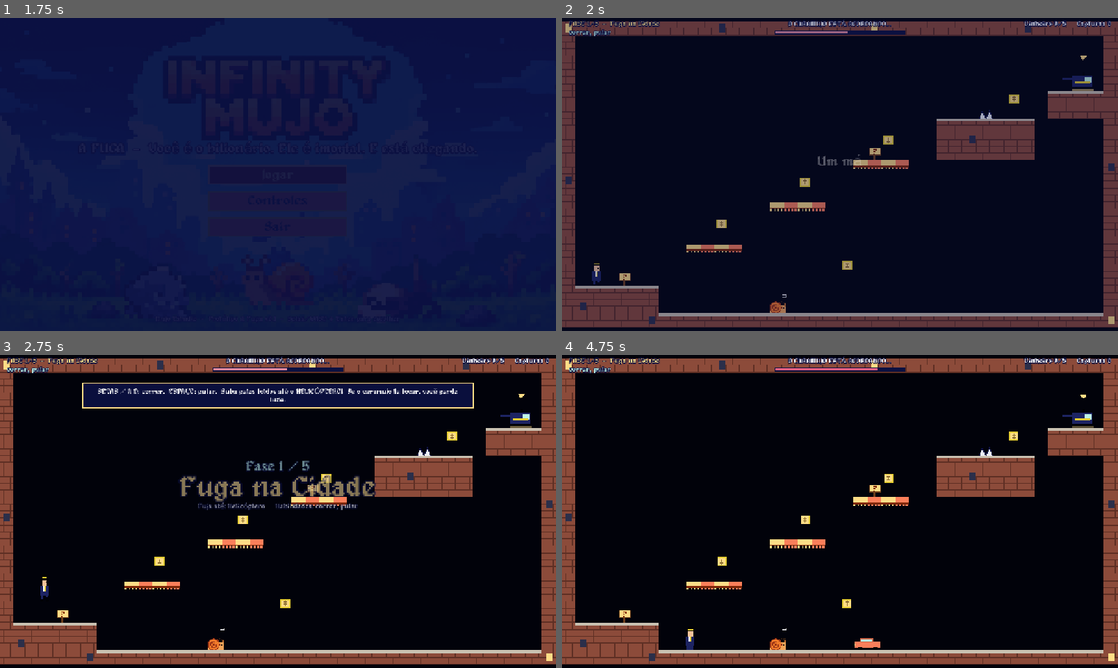
Above: before the commit, frames 1-4 (two rows, left to right).
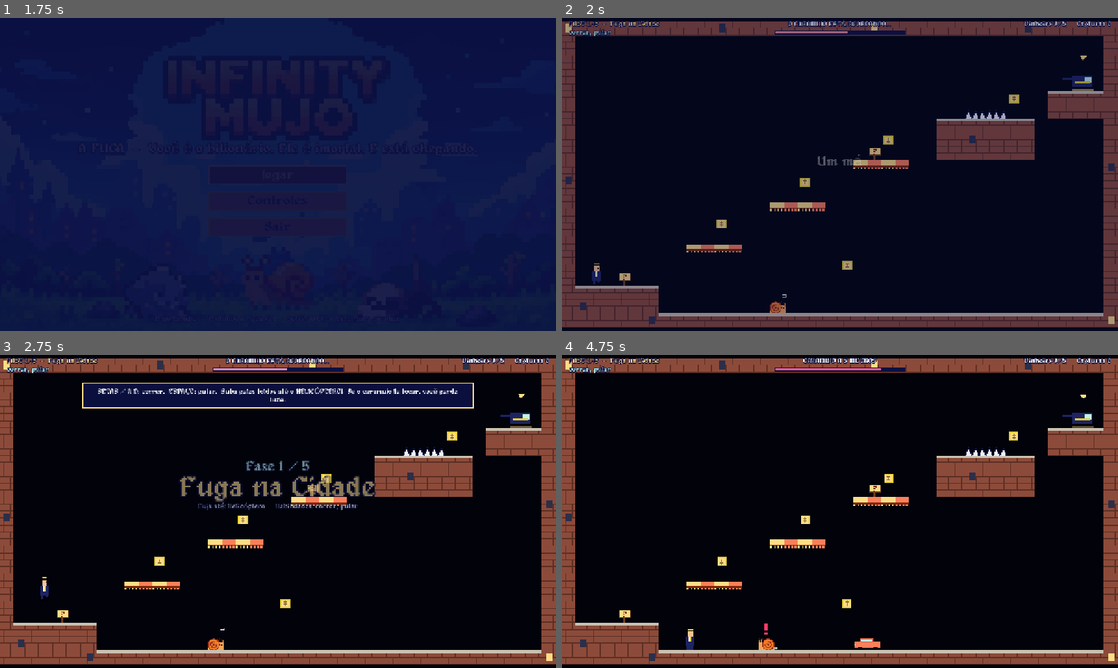
Above: after the commit, the same moments.

Repository: enzofigueiredo01/infinity-mujo-a-fuga
Game: Godot game, scene res://scenes/intro_logo.tscn
Two runs of this game, one before a commit and one after it. Both use one fixed random seed, a clock stepped at 60 frames per second and the inputs below. Video files are missing from this copy of the repository; at most half a second of black plays in their place.
Inputs (mouse positions are in pixels of both pictures, inside the frame that each line leads up to):
- Up to frame 1 (1.75 s): tap Enter (ui_accept) at 0.5 s; move the mouse to (400, 158) at 0.52 s; hold D (move_right) 0.53-1.25 s; hold Space (jump) 0.53-1.25 s; tap Shift (dash) at 0.6 s; click (400, 158) at 0.67 s; click "Jogar" at 1.25 s
- Up to frame 2 (2 s): no input
- Up to frame 3 (2.75 s): move the mouse to (166, 527) at 2.02 s; hold D (move_right) from 2.03 s (still down); tap Space (jump) at 2.1, 2.27, 2.57 s; tap Shift (dash) at 2.3 s
- Up to frame 4 (4.75 s): move the mouse to (895, 442) at 2.77 s; release D (move_right) at 2.78 s; hold A (move_left) 2.78-3.53 s; hold Space (jump) 2.78-3.53 s; tap Shift (dash) at 2.85, 3.8 s; move the mouse to (812, 574) at 3.52 s; hold D (move_right) from 3.53 s (still down); tap C at 3.6 s; click (812, 574) at 3.67 s; tap Space (jump) at 3.77, 4.07 s; move the mouse to (1006, 558) at 4.27 s; hold Space (jump) from 4.28 s (still down); tap X at 4.35 s

Frame 1 is identical in both runs. In frame 2, less than 0.1% of the frame differs, in the area x 72-80%, y 29-33%; in frame 3, less than 0.1%; in frame 4, 0.6%, in the area x 35-80%, y 0-95%.

Commit message:
Trilha sonora, correções e mais desafio
- Trilha sonora calma inspirada em Celeste: tema do menu e uma faixa por
  fase, em loop, com crossfade entre faixas (gerada por tools/compor_trilha.py)
- Fase 5: plataformas para alcançar as moedas acima dos espinhos
- Fase 4: ventiladores erguem ~2x mais rápido; espinhos antes da mola
- Caramujo mais rápido, acelera com o tempo e dá investida de muco
- Mais obstáculos nas fases 1, 2, 3 e 5; carros e trem mais frequentes

Diff:
--- a/scripts/game.gd
+++ b/scripts/game.gd
@@ -7,6 +7,9 @@
 ## Para vencer, chegue à saída (helicóptero, porta, elevador, carro voador, cápsula).
 
 const VIEW := Vector2(1280, 720)
+## Uma faixa da trilha sonora para cada cenário (assets/music).
+const MUSIC := {"city": "fase1_cidade", "metro": "fase2_metro", "bunker": "fase3_bunker",
+	"neon": "fase4_neon", "space": "fase5_espaco"}
 
 var data: Dictionary
 var level: LevelMap
@@ -35,6 +38,7 @@
 
 func _ready() -> void:
 	data = LevelData.LEVELS[GameState.current_level]
+	GameState.play_music(MUSIC.get(data.theme, ""))
 	_build_level()
 	hud = Hud.new()
 	add_child(hud)
@@ -270,6 +274,7 @@
 	player.caught = true
 	snail.running = false
 	GameState.play_sfx("caught")
+	GameState.set_music_duck(14.0, 0.3)
 	fx.burst(player.global_position, [Color("e5cd32"), Color("fedd86"), Color("bff5e8")], 26, 130.0)
 	_shake = 6.0
 	var tw := create_tween()
--- a/scripts/game_state.gd
+++ b/scripts/game_state.gd
@@ -11,6 +11,13 @@
 
 var _sfx := {}
 var _players: Array[AudioStreamPlayer] = []
+
+# trilha sonora: dois players para trocar de música com crossfade
+const MUSIC_VOLUME_DB := -9.0
+var _music: Array[AudioStreamPlayer] = []
+var _music_active := 0
+var _music_name := ""
+var _music_tween: Tween
 
 
 func _ready() -> void:
@@ -26,6 +33,53 @@
 		player.volume_db = -6.0
 		add_child(player)
 		_players.append(player)
+	for i in 2:
+		var mp := AudioStreamPlayer.new()
+		mp.volume_db = -80.0
+		add_child(mp)
+		_music.append(mp)
+
+
+## Toca uma faixa da trilha (assets/music/<nome>.ogg) em loop, com crossfade.
+## Se a faixa já estiver tocando, ela continua de onde estava.
+func play_music(track: String, fade := 1.5) -> void:
+	if track == _music_name:
+		set_music_duck(0.0)
+		return
+	var path := "res://assets/music/%s.ogg" % track
+	if not ResourceLoader.exists(path):
+		return
+	_music_name = track
+	var stream: AudioStreamOggVorbis = load(path)
+	stream.loop = true
+	var old := _music[_music_active]
+	_music_active = 1 - _music_active
+	var new := _music[_music_active]
+	new.stream = stream
+	new.volume_db = -40.0
+	new.play()
+	if _music_tween:
+		_music_tween.kill()
+	_music_tween = create_tween().set_parallel(true)
+	_music_tween.tween_property(new, "volume_db", MUSIC_VOLUME_DB, fade).set_trans(Tween.TRANS_SINE)
+	_music_tween.tween_property(old, "volume_db", -80.0, fade).set_trans(Tween.TRANS_SINE)
+	_music_tween.chain().tween_callback(old.stop)
+
+
+## Abaixa a música (em dB) por um tempo, ex.: quando o caramujo te pega.
+func set_music_duck(amount_db: float, time := 0.4) -> void:
+	if _music_name == "":
+		return
+	var player := _music[_music_active]
+	if _music_tween and _music_tween.is_running():
+		return
+	create_tween().tween_property(player, "volume_db", MUSIC_VOLUME_DB - amount_db, time)
+
+
+func stop_music(fade := 1.0) -> void:
+	_music_name = ""
+	for mp in _music:
+		create_tween().tween_property(mp, "volume_db", -80.0, fade)
 
 
 func new_game() -> void:
--- a/scripts/hazards.gd
+++ b/scripts/hazards.gd
@@ -9,7 +9,7 @@
 	extends Node2D
 	## Faixa de carros da avenida: andam da direita para a esquerda.
 	const SPEED := 150.0
-	const INTERVAL := 3.0
+	const INTERVAL := 2.3
 	const CAR := Vector2(30, 14)
 	var x_min := 0.0
 	var x_max := 0.0
@@ -68,7 +68,7 @@
 class Train:
 	extends Node2D
 	## Trem do metrô: luzes piscam e a buzina toca antes dele passar.
-	const IDLE := 4.0
+	const IDLE := 2.8
 	const WARN := 1.6
 	const SPEED := 650.0
 	const LENGTH := 640.0
--- a/scripts/hud.gd
+++ b/scripts/hud.gd
@@ -273,15 +273,18 @@
 func open_pause() -> void:
 	_pause.visible = true
 	get_tree().paused = true
+	GameState.set_music_duck(8.0, 0.2)
 	_pause_first.grab_focus()
 
 
 func close_pause() -> void:
 	_pause.visible = false
 	get_tree().paused = false
+	GameState.set_music_duck(0.0, 0.2)
 
 
 func show_final() -> void:
+	GameState.play_music("menu", 3.0)
 	var final := _full_rect(UiStyle.NAVY)
 	add_child(final)
 	var cover := TextureRect.new()
--- a/scripts/level_data.gd
+++ b/scripts/level_data.gd
@@ -19,8 +19,8 @@
 		"outro": "O helicóptero decolou...\ne caiu no rio três quarteirões depois.\nVocê se escondeu no metrô.\n\n- 3 anos depois -",
 		"abilities": [],
 		"gravity": 1.0,
-		"snail_speed": 30.0,
-		"snail_delay": 2.5,
+		"snail_speed": 36.0,
+		"snail_delay": 1.8,
 		"signs": {
 			"4,18": "SETAS / A D: correr.  ESPAÇO: pular.  Suba pelos toldos até o HELICÓPTERO!  Se o caramujo te tocar, você perde tudo.",
 			"22,9": "Você é imortal: carros e espinhos só te empurram.  Só o caramujo pode acabar com você.",
@@ -32,7 +32,7 @@
 			"#......................................#",
 			"#....................................X.#",
 			"#...............................$..#####",
-			"#.............................^....#####",
+			"#............................^^^...#####",
 			"#..........................#######.....#",
 			"#......................$...#######.....#",
 			"#.....................?....#######.....#",
@@ -58,8 +58,8 @@
 		"outro": "Você fugiu pela saída de emergência\ne gastou meia fortuna construindo um bunker.\n\n- 80 anos depois -",
 		"abilities": ["dash"],
 		"gravity": 1.0,
-		"snail_speed": 34.0,
-		"snail_delay": 2.0,
+		"snail_speed": 42.0,
+		"snail_delay": 1.5,
 		"signs": {
 			"4,8": "DASH: pule e aperte SHIFT para atravessar os vãos enormes.  O dash recarrega ao tocar o chão.",
 			"6,14": "Os trilhos são um atalho... mas quando as luzes piscam, o trem vem aí!",
@@ -73,7 +73,7 @@
 			"#......................................#",
 			"#......................................#",
 			"#...........$........$........$........#",
-			"#.P.?................................X.#",
+			"#.P.?......................^.........X.#",
 			"#########......====......===....########",
 			"#......................................#",
 			"#......................................#",
@@ -97,8 +97,8 @@
 		"outro": "O elevador te levou ao terraço.\nO mundo lá fora tinha mudado.\n\n- 300 anos depois -",
 		"abilities": ["dash", "double"],
 		"gravity": 1.0,
-		"snail_speed": 38.0,
-		"snail_delay": 2.0,
+		"snail_speed": 47.0,
+		"snail_delay": 1.3,
 		"signs": {
 			"5,20": "PULO DUPLO: aperte ESPAÇO no ar para subir pelos buracos dos andares.  O caramujo sobe pelas paredes!",
 			"10,15": "Lasers queimam o terno, não você.  Mas o empurrão te atrasa... e o caramujo não para.",
@@ -111,15 +111,15 @@
 			"#......................................#",
 			"#.................^^.......^.........X.#",
 			"#.......################################",
-			"#...........L.......L.......L..........#",
+			"#.........L.....L.....L.....L..........#",
 			"#......................................#",
 			"#..............$.........$.............#",
-			"#......................................#",
+			"#............^.........................#",
 			"################################.......#",
-			"#.............L.......L................#",
+			"#.............L.......L......L.........#",
 			"#......................................#",
 			"#...................$.........$........#",
-			"#.........?............................#",
+			"#.........?.............^^.............#",
 			"#.......################################",
 			"#......................................#",
 			"#...........$..........................#",
@@ -136,11 +136,11 @@
 		"outro": "O carro voador te levou até a órbita.\nVocê comprou uma estação espacial inteira.\n\n- 2.000 anos depois -",
 		"abilities": ["dash", "double", "glide"],
 		"gravity": 1.0,
-		"snail_speed": 40.0,
-		"snail_delay": 2.0,
-		"signs": {
-			"4,10": "PLANAR: segure ESPAÇO caindo.  Os VENTILADORES te empurram para cima enquanto você plana!",
-			"18,7": "MOLA: pise e voe bem alto.  Cuidado com os espinhos do teto!",
+		"snail_speed": 50.0,
+		"snail_delay": 1.2,
+		"signs": {
+			"4,10": "PLANAR: segure ESPAÇO caindo.  Os VENTILADORES te jogam para cima enquanto você plana!",
+			"18,7": "Pule os espinhos e caia na MOLA: ela te lança bem alto.  Cuidado com os espinhos do teto!",
 		},
 		"map": [
 			"########################################",
@@ -150,7 +150,7 @@
 			"#......................======..........#",
 			"#......................................#",
 			"#...............................$......#",
-			"#.................?..B.................#",
+			"#.................?^^B.................#",
 			"#..........$.....#####.................#",
 			"#................#####.................#",
 			"#.P.?............#####.................#",
@@ -175,8 +175,8 @@
 		"outro": "A cápsula disparou rumo a outra galáxia.\nO caramujo encostou a antena no vidro.\n\nEle tem todo o tempo do universo.\n\nFIM... por enquanto.",
 		"abilities": ["dash", "double", "glide"],
 		"gravity": 0.5,
-		"snail_speed": 46.0,
-		"snail_delay": 2.0,
+		"snail_speed": 56.0,
+		"snail_delay": 1.0,
 		"signs": {
 			"4,15": "Gravidade baixa!  Use tudo: pulo duplo, dash e planar.  Chegue à CÁPSULA DE FUGA.",
 			"20,6": "Os lasers piscam antes de ligar.  Espere a hora certa.",
@@ -191,7 +191,7 @@
 			"#...................?............#######",
 			"#..................====.....$....#######",
 			"#...............$................#######",
-			"#..........................===...#######",
+			"#................^.........===...#######",
 			"#..............===...............#######",
 			"#.........$...........$..........#######",
 			"#................................#######",
@@ -200,7 +200,7 @@
 			"#.P.?............................#######",
 			"######....................$......#######",
 			"######......$....................#######",
-			"######...........................#######",
+			"######.....===...........===.....#######",
 			"######..........................S#######",
 			"######^^^^^^^^^^^^^^^^^^^^^^^^^^^#######",
 			"########################################",
--- a/scripts/player.gd
+++ b/scripts/player.gd
@@ -18,7 +18,7 @@
 const DASH_SPEED := 300.0
 const DASH_TIME := 0.15
 const GLIDE_FALL := 50.0
-const FAN_LIFT := -130.0
+const FAN_LIFT := -260.0
 const BOUNCE_VELOCITY := -560.0
 const COYOTE_TIME := 0.1
 const JUMP_BUFFER := 0.12
@@ -197,13 +197,14 @@
 		_jump_cut_done = true
 
 	# planar (guarda-chuva): segurar pulo caindo
-	gliding = has("glide") and not on_floor and velocity.y > -20.0 and Input.is_action_pressed("jump") and _jump_buffer <= 0.0
+	gliding = has("glide") and not on_floor and (velocity.y > -20.0 or in_wind) and Input.is_action_pressed("jump") and _jump_buffer <= 0.0
 	var g := (FALL_GRAVITY if velocity.y > 0.0 else GRAVITY) * gravity_scale
 	if in_wind:
+		# coluna de ar: planando sobe rápido; sem planar, sobe devagar
 		if gliding:
-			velocity.y = move_toward(velocity.y, FAN_LIFT, 700.0 * delta)
+			velocity.y = move_toward(velocity.y, FAN_LIFT, 1800.0 * delta)
 		else:
-			velocity.y = min(velocity.y + g * 0.35 * delta, MAX_FALL)
+			velocity.y = move_toward(velocity.y, FAN_LIFT * 0.45, 1100.0 * delta)
 	elif gliding:
 		velocity.y = min(velocity.y + g * delta, GLIDE_FALL)
 	else:
--- a/scripts/snail.gd
+++ b/scripts/snail.gd
@@ -8,6 +8,13 @@
 const REPLAN_TIME := 0.35
 const DROP_GRAVITY := 900.0
 const FAR_DISTANCE := 14.0 * 16.0  # longe demais: acelera com o muco
+const RAMP_PER_SECOND := 0.5       # fica um pouco mais rápido a cada segundo da fase
+const RAMP_MAX := 22.0
+const LUNGE_RANGE := 5.0 * 16.0    # investida de muco quando está perto
+const LUNGE_WARN := 0.45
+const LUNGE_TIME := 0.7
+const LUNGE_MULT := 2.6
+const LUNGE_COOLDOWN := 3.5
 
 var nav: SnailNav
 var target: Player
@@ -26,6 +33,10 @@
 var _fall_v := 0.0
 var _replan := 0.0
 var _timer := 0.0
+var _chase_t := 0.0
+var _lunge_warn := 0.0
+var _lunge := 0.0
+var _lunge_cd := 2.0
 var _alert := 0.0
 var _anim_t := 0.0
 var _rot := 0.0
@@ -70,9 +81,26 @@
 			GameState.play_sfx("alert", 0.8)
 		return
 
-	var spd := speed
-	if position.distance_to(target.global_position) > FAR_DISTANCE:
+	_chase_t += delta
+	var dist := position.distance_to(target.global_position)
+	var spd := speed + minf(_chase_t * RAMP_PER_SECOND, RAMP_MAX)
+	if dist > FAR_DISTANCE:
 		spd *= 1.5
+	# investida de muco: avisa (brilho) e dá um bote curto quando está perto
+	_lunge_cd = max(0.0, _lunge_cd - delta)
+	if _lunge_warn > 0.0:
+		_lunge_warn -= delta
+		if _lunge_warn <= 0.0:
+			_lunge = LUNGE_TIME
+			GameState.play_sfx("dash", 0.7)
+		spd *= 0.3  # se encolhe antes do bote
+	elif _lunge > 0.0:
+		_lunge -= delta
+		spd *= LUNGE_MULT
+	elif _lunge_cd <= 0.0 and dist < LUNGE_RANGE:
+		_lunge_warn = LUNGE_WARN
+		_lunge_cd = LUNGE_COOLDOWN
+		GameState.play_sfx("shell", 0.6)
 
 	if _edge_to == -1:
 		_replan -= delta
@@ -151,6 +179,10 @@
 		draw_set_transform(Vector2.ZERO, _rot, Vector2(_flip, 1))
 		_draw_snail()
 		draw_set_transform(Vector2.ZERO, 0.0, Vector2.ONE)
+	if _lunge_warn > 0.0 or _lunge > 0.0:
+		# brilho de muco avisando o bote
+		var a := 0.5 + 0.5 * sin(_anim_t * 40.0) if _lunge_warn > 0.0 else 0.35
+		draw_circle(Vector2.ZERO, 11.0, Color(0.75, 0.96, 0.91, a * 0.5))
 	if not active:
 		# dormindo antes de começar a perseguição
 		var z := Color(1, 1, 1, 0.8)
--- a/scripts/title_screen.gd
+++ b/scripts/title_screen.gd
@@ -25,6 +25,7 @@
 	quit_button.pressed.connect(func(): get_tree().quit())
 	close_controls.pressed.connect(_on_close_controls)
 
+	GameState.play_music("menu")
 	fade.color.a = 1.0
 	create_tween().tween_property(fade, "color:a", 0.0, 0.6)
 	play_button.grab_focus.call_deferred()
Not shown, added: assets/music/fase1_cidade.ogg.import
Not shown, added: assets/music/fase2_metro.ogg.import
Not shown, added: assets/music/fase3_bunker.ogg.import
Not shown, added: assets/music/fase4_neon.ogg.import
Not shown, added: assets/music/fase5_espaco.ogg.import
Not shown, added: assets/music/menu.ogg.import
Not shown, changed: README.md
Not shown, added: assets/music/fase1_cidade.ogg
Not shown, added: assets/music/fase2_metro.ogg
Not shown, added: assets/music/fase3_bunker.ogg
Not shown, added: assets/music/fase4_neon.ogg
Not shown, added: assets/music/fase5_espaco.ogg
(and 2 more such lines)
